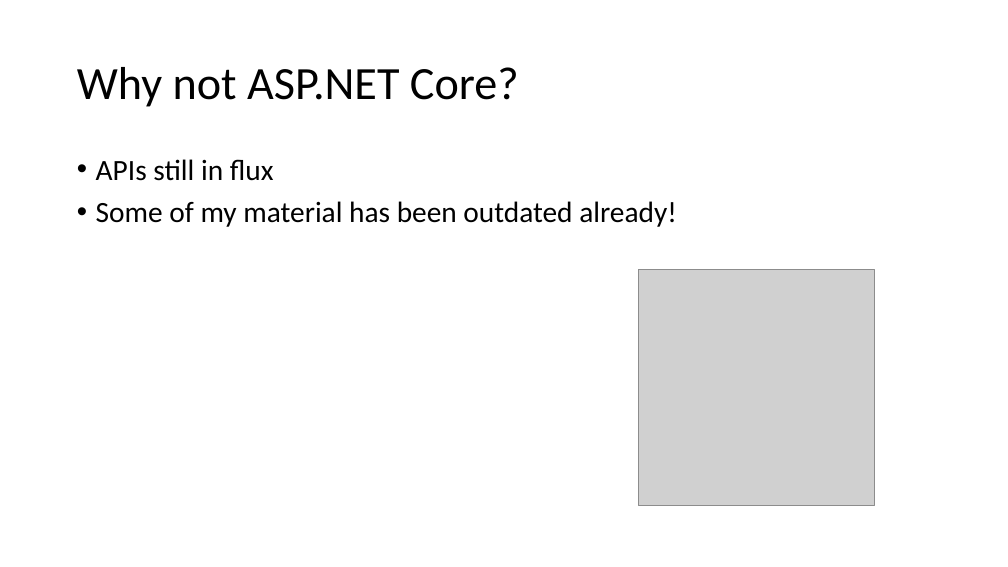
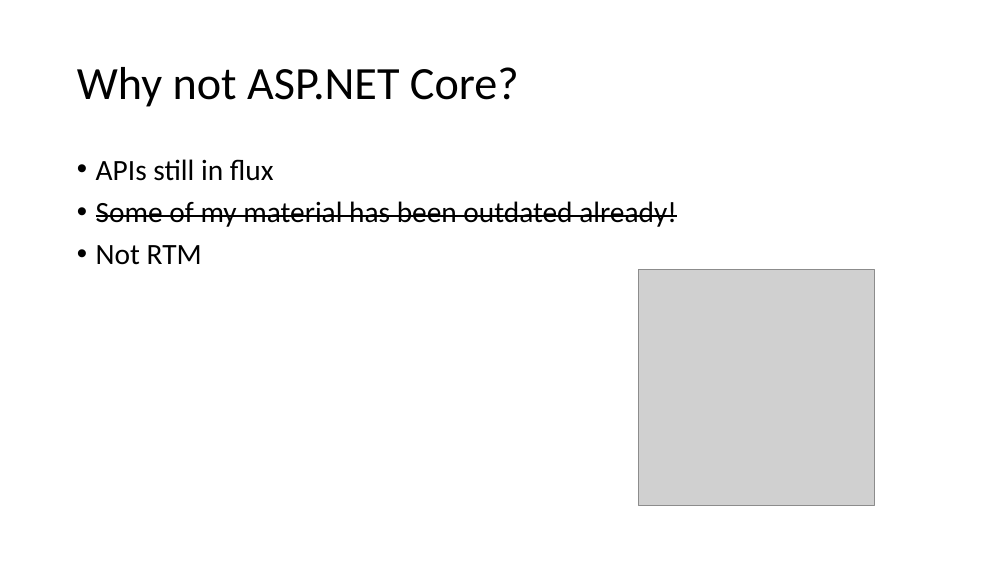
Before and after one commit to schneidenbach/Angular2-AspNetCore-TypeScript-Workshop, a slide deck: slide 12 of slides/0 - Intro.pptx (slide 11 before the commit). Drawn at 1008x567 pixels with LibreOffice and Linux fonts; fonts in the diff are those of the drawing; grey boxes stand for pictures. Boxes give left, top, right and bottom in pixels: in the first picture for what was removed or moved away, otherwise in the second. Text is boxed around its words. In the diff, an @@ line names an element or a change of style, - is before the commit and + after.

```diff
--- a/slides/0 - Intro.pptx
+++ b/slides/0 - Intro.pptx
@@ text at box(96, 201, 677, 227): strikethrough on in "Some of my material has been outdated ..." @@
@@ text at box(96, 245, 202, 265): paragraph added @@
+• Not RTM
```
Also in this commit, not shown: 1 other slide changed, 1 slide added, 3 other files.
